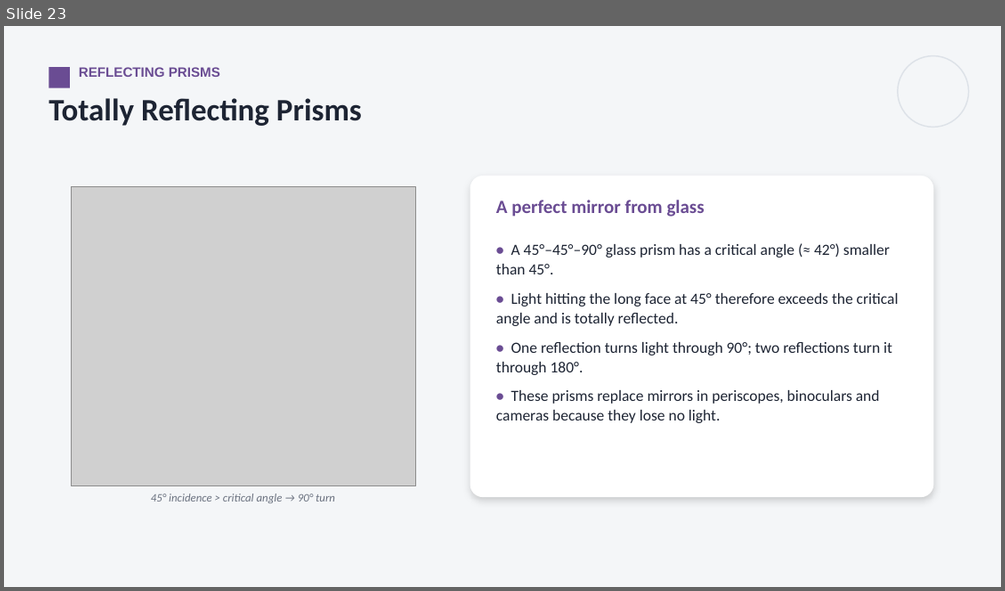
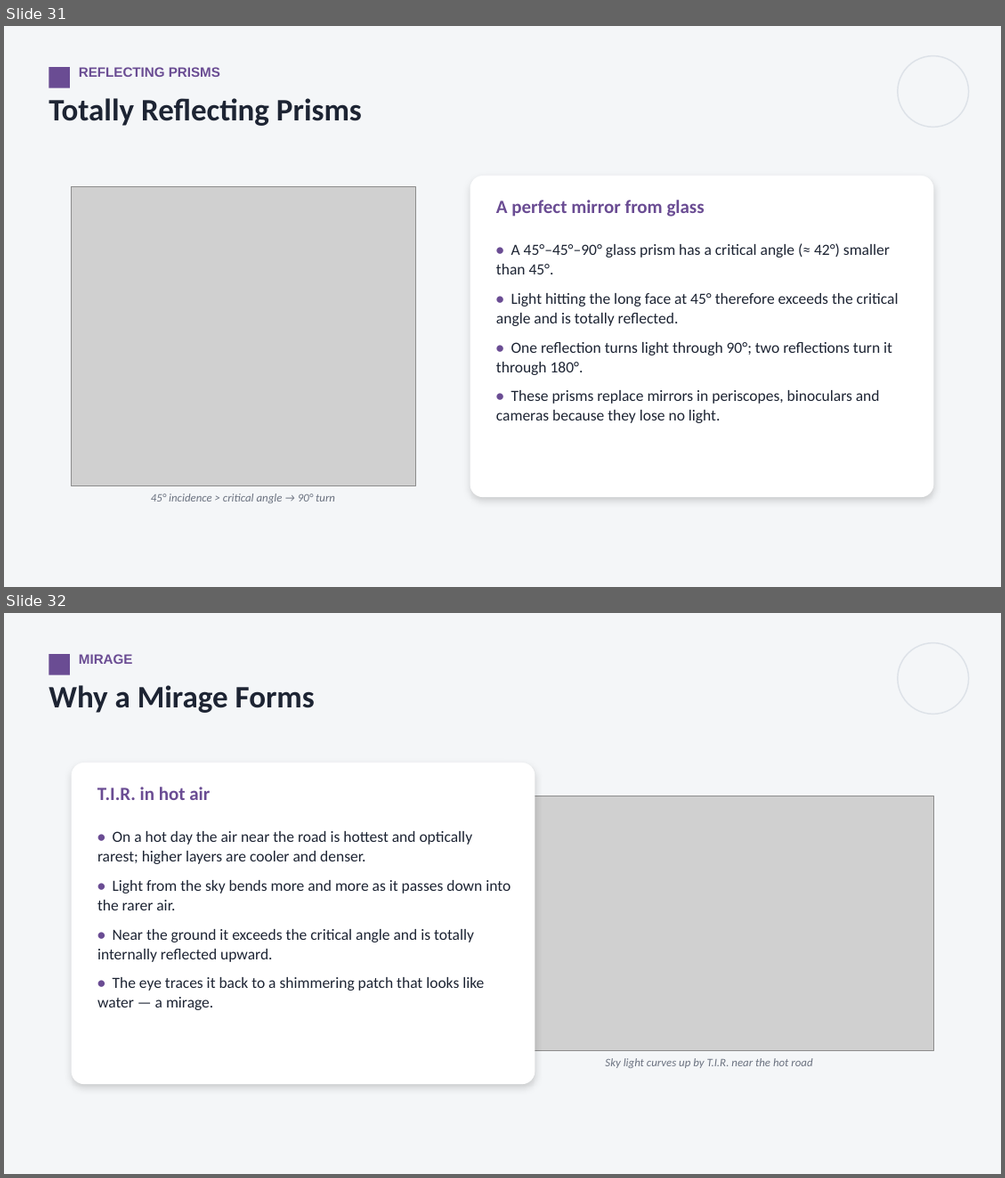
Before and after one commit to parmeshwars2911/MyFirstAR, a slide deck: ppt/Grade10/G10_S35_Refraction_at_Plane_Surfaces_2.pptx. Shown one above the other, each under a label of ours: slide 23 before the commit, slides 31 and 32 after it. The pictures are 1005x591 and 1005x1178 pixels, drawn with LibreOffice and Linux fonts; fonts in the diff are those of the drawing; grey boxes stand for pictures. Boxes give left, top, right and bottom in pixels: in the first picture for what was removed or moved away, otherwise in the second. Text is boxed around its words. In the diff, an @@ line names an element or a change of style, - is before the commit and + after.

```diff
--- a/ppt/Grade10/G10_S35_Refraction_at_Plane_Surfaces_2.pptx
+++ b/ppt/Grade10/G10_S35_Refraction_at_Plane_Surfaces_2.pptx
@@ slide 32 added at [4,613,1001,1174], background #F4F6F8 @@
@@ rectangle added at [48,654,70,675], fill #6A4C93 @@
@@ text added at [79,654,133,664], 13 pt, text #6A4C93, bold @@
+MIRAGE
@@ ellipse added at [898,643,969,714], outline #DDE2E8 1.25 pt @@
@@ text added at [48,685,315,713], 30 pt, text #1D2433, bold @@
+Why a Mirage Forms
@@ rounded rectangle added at [72,763,535,1084], fill #FFFFFF @@
@@ text added at [97,787,210,800], 18 pt, text #6A4C93, bold @@
+T.I.R. in hot air
@@ picture added at [485,796,933,1051] @@
@@ text added at [97,831,510,1010], 15 pt, text #1D2433 @@
+• On a hot day the air near the road is hottest and optically rarest; higher layers are cooler and denser.
+• Light from the sky bends more and more as it passes down into the rarer air.
+• Near the ground it exceeds the critical angle and is totally internally reflected upward.
+• The eye traces it back to a shimmering patch that looks like water — a mirage.
@@ text added at [605,1058,812,1068], 11 pt, text #6B7280, italic @@
+Sky light curves up by T.I.R. near the hot road
@@ what was slide 23 is now slide 31 @@
```
Also in this commit, not shown: 3 slides changed, 10 other slides added, 3 other files.
